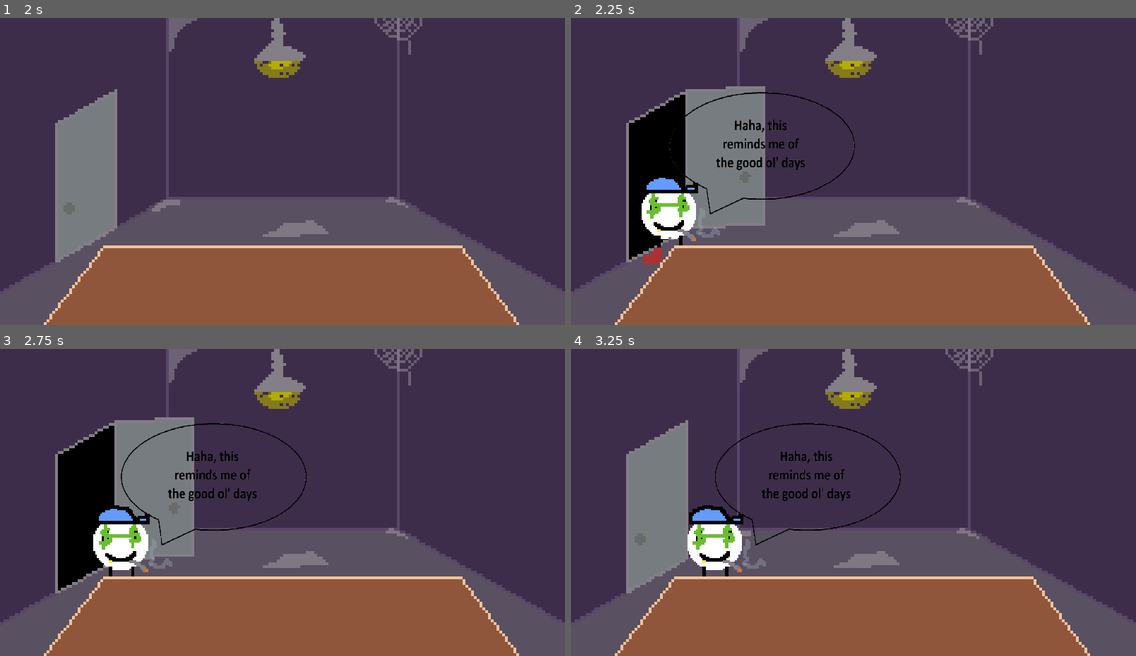
Above: before the commit, frames 1-4 (two rows, left to right).
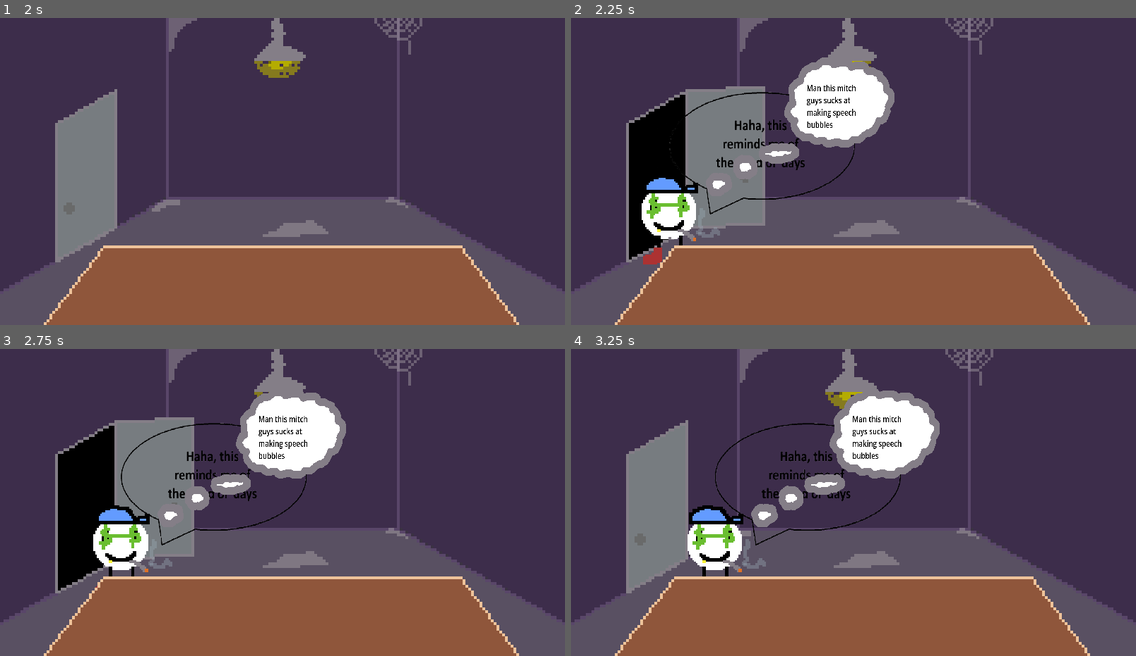
Above: after the commit, the same moments.

Repository: MonsterWook/GlobalGameJam2025
Game: Godot game, scene res://Main Scenes/office.tscn
Two runs of this game, one before a commit and one after it. Both use one fixed random seed, a clock stepped at 60 frames per second and the inputs below. The project has no main scene, so this scene is started directly.
Inputs (mouse positions are in pixels of both pictures, inside the frame that each line leads up to):
- Up to frame 1 (2 s): tap Enter (ui_accept) at 0.5, 0.77, 1.25, 1.52 s; move the mouse to (406, 156) at 0.52 s; hold D (Right) from 0.53 s (still down); click (406, 156) at 0.6 s; move the mouse to (169, 186) at 1.27 s; tap Y (spawnCustomer) at 1.35 s
- Up to frame 2 (2.25 s): tap Enter (ui_accept) at 2 s; move the mouse to (910, 103) at 2.02 s; release D (Right) at 2.03 s; hold A (Left) from 2.03 s (still down); click (910, 103) at 2.1 s
- Up to frame 3 (2.75 s): keep holding A (Left)
- Up to frame 4 (3.25 s): move the mouse to (825, 563) at 2.77 s; release A (Left) at 2.78 s; hold D (Right) from 2.78 s (still down); tap Y (spawnCustomer) at 2.85 s; tap Enter (ui_accept) at 3.02 s

Frame 1 is identical in both runs. In frame 2, 4.9% of the frame differs, in the area x 25-58%, y 12-56%; in frame 3, 5.0%; in frame 4, 5.3%, in the area x 31-66%, y 13-59%.

Commit message:
fixed text and typing

Diff:
--- a/Main Scenes/office.tscn
+++ b/Main Scenes/office.tscn
@@ -203,11 +203,10 @@
 scale = Vector2(0.2, 0.242)
 
 [node name="Thought" type="AnimatedSprite2D" parent="NPC/Path2D/PathFollow2D/NPC"]
-visible = false
 position = Vector2(69.3333, -50.6667)
 scale = Vector2(0.2, 0.242)
 sprite_frames = SubResource("SpriteFrames_f4arh")
-animation = &"LockedThoughtBubble"
+animation = &"ThoughtBubble"
 
 [node name="Control" type="Control" parent="NPC/Path2D/PathFollow2D/NPC/Thought"]
 layout_mode = 3
@@ -228,14 +227,15 @@
 [node name="Label" type="Label" parent="NPC/Path2D/PathFollow2D/NPC/Thought"]
 z_index = 10
 offset_left = 56.0
-offset_top = -104.857
-offset_right = 96.0
-offset_bottom = -81.8566
-scale = Vector2(4.76666, 1.65902)
+offset_top = -105.0
+offset_right = 451.0
+offset_bottom = 91.0
+scale = Vector2(0.5, 0.5)
 theme_override_colors/font_color = Color(0, 0, 0, 1)
 theme_override_fonts/font = SubResource("SystemFont_fguos")
-theme_override_font_sizes/font_size = 50
-autowrap_mode = 1
+theme_override_font_sizes/font_size = 40
+text = "Man this mitch guys sucks at making speech bubbles"
+autowrap_mode = 2
 
 [node name="NPCSpawner" type="Timer" parent="."]
 wait_time = 2.0
--- a/minigames/typingMinigame/typingMinigame.gd
+++ b/minigames/typingMinigame/typingMinigame.gd
@@ -3,7 +3,7 @@
 signal changeSceneWin
 signal changeSceneLose
 
-@export var randomTexts: Array[String] = ["Make More Text Prompts!"]
+@export var randomTexts: Array[String] = ["Test"]
 var textToBeTyped: String = ""
 var currentChar: int = 0
 
--- a/minigames/typingMinigame/typingMinigame.tscn
+++ b/minigames/typingMinigame/typingMinigame.tscn
@@ -71,5 +71,6 @@
 bbcode_enabled = true
 text = "This is test text"
 script = ExtResource("1_ee23r")
+randomTexts = Array[String](["GGJ2025 was a fun but stressful experience", "Let me out!", "Hang in there the week is almost over", "work work work work work work", "You dont need to know how to code to make a game"])
 
 [node name="Camera2D" type="Camera2D" parent="."]
Not shown: 1 places in Main Scenes/office.tscn that only renumber resources
